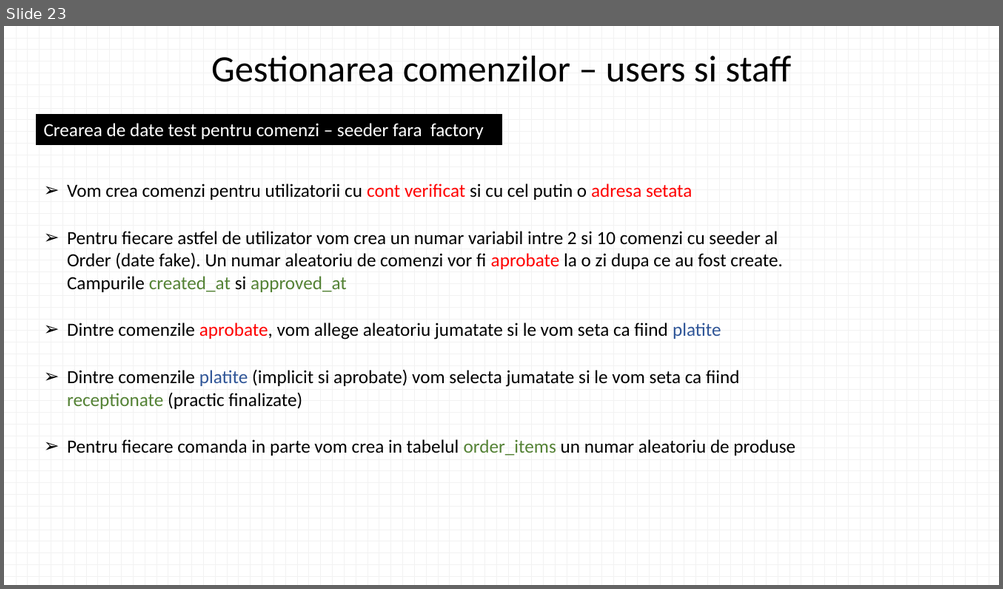
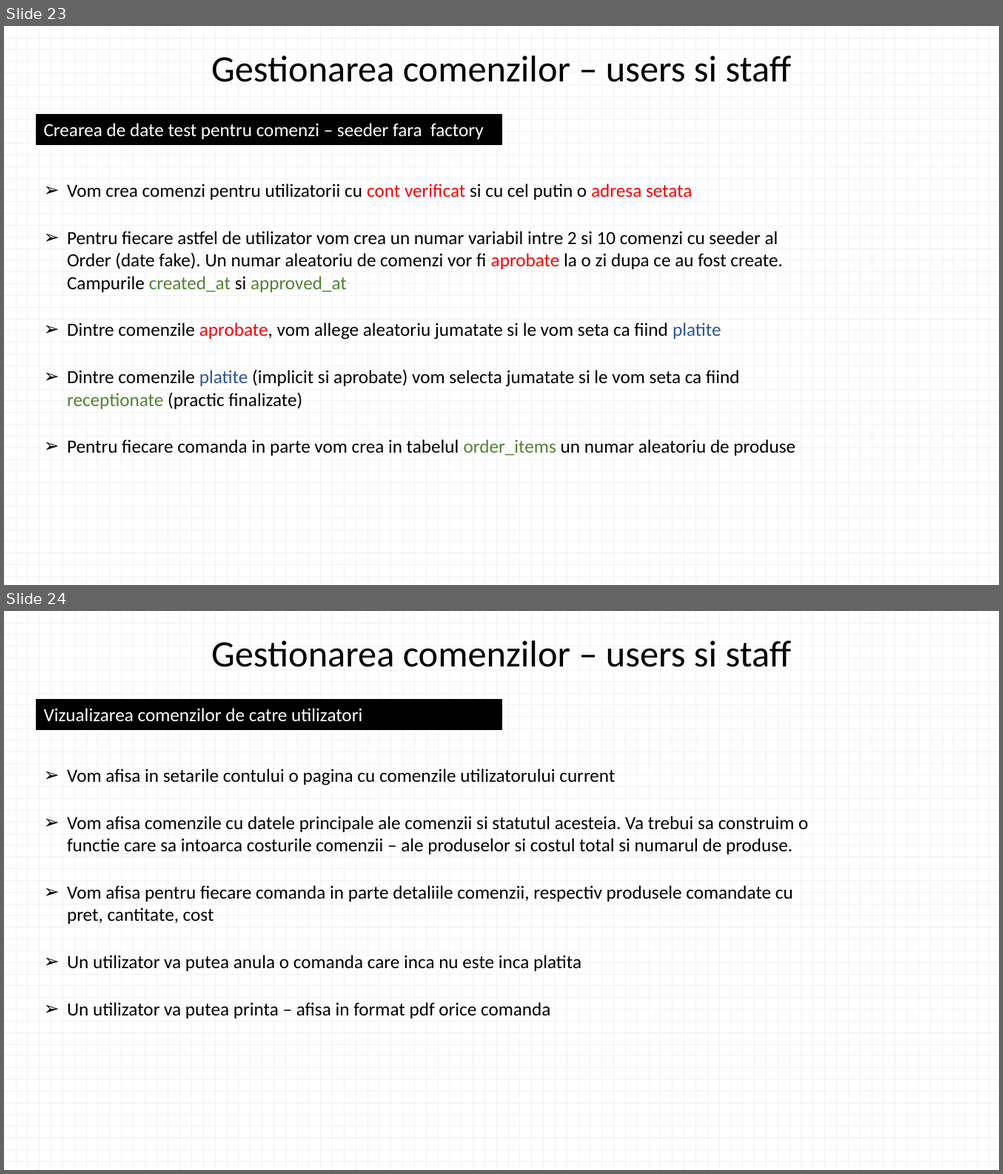
Before and after one commit to laravelRo/lrv8_emag_yt_tutorial, a slide deck: _presentation/prezentare_aplicatie.pptx. Shown one above the other, each under a label of ours: slide 23 before the commit, slides 23 and 24 after it. The pictures are 1003x589 and 1003x1174 pixels, drawn with LibreOffice and Linux fonts; fonts in the diff are those of the drawing. Boxes give left, top, right and bottom in pixels: in the first picture for what was removed or moved away, otherwise in the second. Text is boxed around its words. In the diff, an @@ line names an element or a change of style, - is before the commit and + after.

Commit message:
manage orders by users
create pdf for orders

```diff
--- a/_presentation/prezentare_aplicatie.pptx
+++ b/_presentation/prezentare_aplicatie.pptx
@@ slide 24 added at [4, 611, 999, 1170], background pattern #F2F2F2 on #FFFFFF @@
@@ title added at [211, 641, 791, 667], 36 pt, text #000000 @@
+Gestionarea comenzilor – users si staff
@@ rectangle added at [36, 700, 501, 729], fill #000000, outline #000000 1 pt, 18 pt, text #FFFFFF @@
+Vizualizarea comenzilor de catre utilizatori
@@ text added at [67, 769, 808, 1019], 18 pt, text #000000 @@
+➢ Vom afisa in setarile contului o pagina cu comenzile utilizatorului current
+➢ Vom afisa comenzile cu datele principale ale comenzii si statutul acesteia. Va trebui sa construim o functie care sa intoarca costurile comenzii – ale produselor si costul total si numarul de produse.
+➢ Vom afisa pentru fiecare comanda in parte detaliile comenzii, respectiv produsele comandate cu pret, cantitate, cost
+➢ Un utilizator va putea anula o comanda care inca nu este inca platita
+➢ Un utilizator va putea printa – afisa in format pdf orice comanda
```
Also in this commit, not shown: 13 other files.
